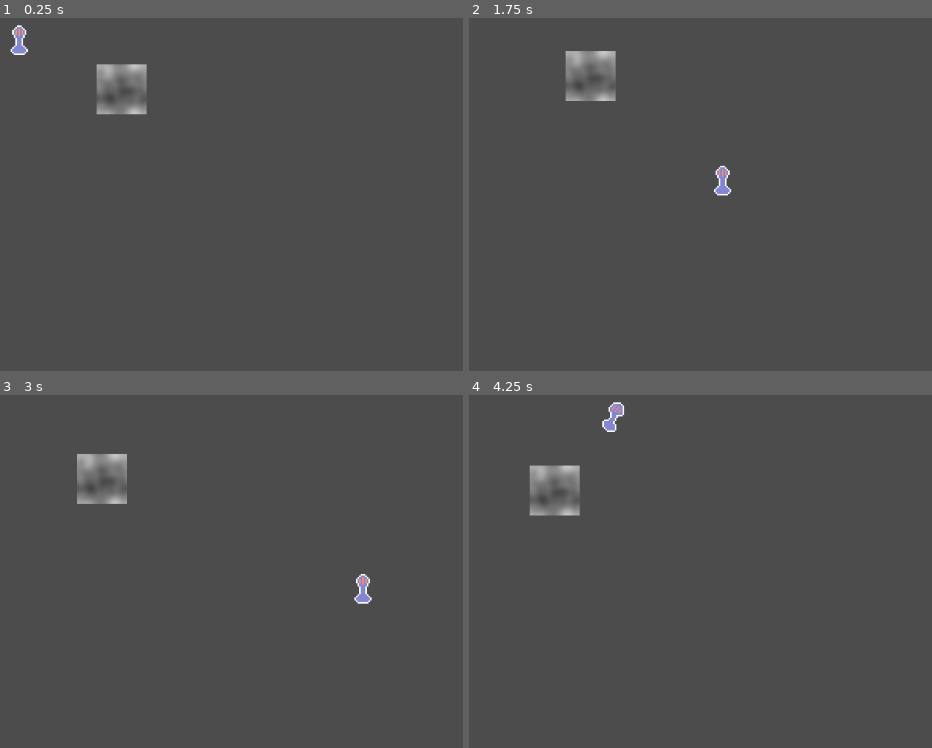
Above: before the commit, frames 1-4 (two rows, left to right).
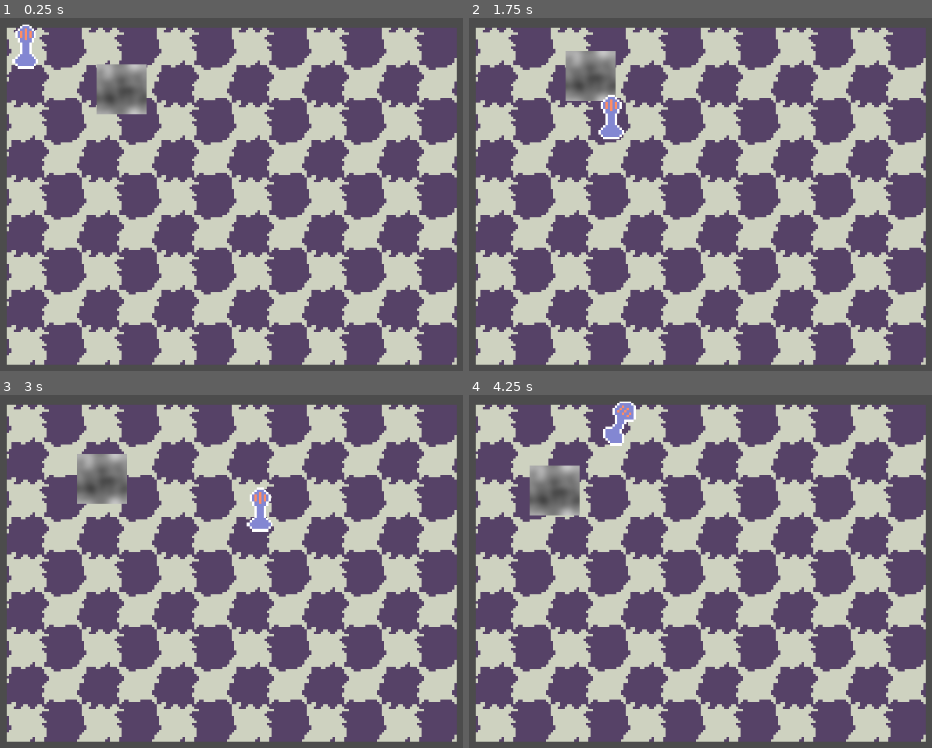
Above: after the commit, the same moments.

Repository: zac112/HenriKuest
Game: Godot game, scene res://Assets/Scenes/Main.tscn
Same seed, same stepped clock (60 frames per second), same inputs: the game is played once before the commit and once after it. The engine's default icon, where the game draws it, is replaced by a stand-in: a white triangle on a blue panel in a dark square.
Inputs:
- Up to frame 1 (0.25 s): no input
- Up to frame 2 (1.75 s): hold D (move_right) 0.53-1.28 s; hold S (move_down) from 1.28 s (still down)
- Up to frame 3 (3 s): release S (move_down) at 2.03 s; hold D (move_right) 2.03-2.78 s; hold W (move_up) from 2.78 s (still down)
- Up to frame 4 (4.25 s): release W (move_up) at 3.53 s; hold A (move_left) from 3.53 s (still down)

The runs differ from the first frame. In frame 1, 91% of the frame differs, in the area x 1-99%, y 1-99%; in frame 2, 91%, in the area x 1-99%, y 2-99%; in frame 3, 91%; in frame 4, 91%.

Commit message:
Ruudukko

Diff:
--- a/Assets/Scenes/Main.tscn
+++ b/Assets/Scenes/Main.tscn
@@ -1,9 +1,10 @@
-[gd_scene load_steps=9 format=2]
+[gd_scene load_steps=10 format=2]
 
 [ext_resource path="res://Assets/Scenes/Fighter.gd" type="Script" id=1]
 [ext_resource path="res://Player.gd" type="Script" id=2]
 [ext_resource path="res://Assets/Sprites/RotatedPlayer.png" type="Texture" id=3]
 [ext_resource path="res://Assets/Sprites/Player.png" type="Texture" id=4]
+[ext_resource path="res://Assets/Scripts/grid.gd" type="Script" id=5]
 
 [sub_resource type="OpenSimplexNoise" id=1]
 period = 20.1
@@ -17,7 +18,7 @@
 noise = SubResource( 1 )
 
 [sub_resource type="RectangleShape2D" id=3]
-extents = Vector2( 31.06, 8.45133 )
+extents = Vector2( 8, 10.1667 )
 
 [sub_resource type="SpriteFrames" id=4]
 animations = [ {
@@ -34,6 +35,11 @@
 
 [node name="Node2D" type="Node2D"]
 
+[node name="GridManager" type="Node2D" parent="."]
+script = ExtResource( 5 )
+width = 12
+height = 9
+
 [node name="Camera2D" type="Camera2D" parent="."]
 position = Vector2( 511, 298 )
 
@@ -45,19 +51,20 @@
 texture = SubResource( 2 )
 
 [node name="Player" type="Area2D" parent="."]
-position = Vector2( 84, 57 )
-scale = Vector2( 0.53123, -2.30733 )
+position = Vector2( 82, 48 )
+scale = Vector2( 3, 3 )
 script = ExtResource( 2 )
 __meta__ = {
 "_edit_group_": true
 }
+cell_width = 48
+start_coord_x = 48
+start_coord_y = 48
 
 [node name="CollisionShape2D" type="CollisionShape2D" parent="Player"]
-position = Vector2( 0.941208, 0.216698 )
 shape = SubResource( 3 )
 
 [node name="AnimatedSprite" type="AnimatedSprite" parent="Player"]
-scale = Vector2( 3.764, -0.866 )
 frames = SubResource( 4 )
 animation = "right"
 
--- a/Assets/Scripts/grid.gd
+++ b/Assets/Scripts/grid.gd
@@ -6,14 +6,22 @@
 # var b = "text"
 
 const tile_path = preload("res://Assets/prefabs/Tile.tscn")
+const leftup = preload("res://Assets/Sprites/Grid sprites/1.png")
+const leftdown = preload("res://Assets/Sprites/Grid sprites/3.png")
+const rightup = preload("res://Assets/Sprites/Grid sprites/2.png")
+const rightdown = preload("res://Assets/Sprites/Grid sprites/4.png")
+
+
+
 
 var tiles = [[]]
 
-var width = 8
-var height = 3
+#makes variables editable from godot editor
+export var width = 8
+export var height = 6
 
-var tileSize = 50
-var gridOffset = 100
+export var tileSize = 48
+var gridOffset = -48
 
 # Called when the node enters the scene tree for the first time.
 func _ready():
@@ -29,28 +37,38 @@
 			var pos = Vector2(x * tileSize - gridOffset, y * tileSize - gridOffset)
 
 			var tile = tile_path.instance()
+			#tile.get_node("Sprite").texture =
 			self.add_child(tile)
 
+
 			tile.position = pos
-
+			var texture = null
 			tile.name = str(x) +  " " + str(y)
-
-			var darker = ((x + y) % 2) == 1
-			if(darker):
-				tile.get_node("Sprite").modulate = Color(0, 0, 1)
+			if (y % 2 == 0 and x % 2 == 0):
+				 texture = leftup
+			elif (y % 2 == 0 and x % 2 == 1):
+				texture = rightup
+			elif (y % 2 == 1 and x % 2 == 0):
+				texture = leftdown
+			else:
+				texture = rightdown
+			tile.get_node("Sprite").texture = texture
+			#var darker = ((x + y) % 2) == 1
+			#if(darker):
+			#	tile.get_node("Sprite").modulate = Color(0, 0, 1)
 
 
 			tiles[x].append(tile)
 
 
 func getTileWPos(worldPos):
-	var x = int((worldPos.x + gridOffset) / tileSize +0.5)
-	var y = int((worldPos.y + gridOffset) / tileSize +0.5)
+	var x = int((worldPos.x + gridOffset) / tileSize)
+	var y = int((worldPos.y + gridOffset) / tileSize)
 	if (x >= width): x = width - 1
 	if (y >= width): y = height - 1
 	if (x <= 0): x = 0
 	if (y <= 0): y = 0
-	return tiles[x][y]
+	return tiles[x][y];
 
 # Called every frame. 'delta' is the elapsed time since the previous frame.
 #func _process(delta):
--- a/Assets/prefabs/Tile.tscn
+++ b/Assets/prefabs/Tile.tscn
@@ -5,5 +5,5 @@
 [node name="Node2D" type="Node2D"]
 
 [node name="Sprite" type="Sprite" parent="."]
-modulate = Color( 0.47451, 0.333333, 0.333333, 1 )
+scale = Vector2( 3, 3 )
 texture = ExtResource( 1 )
--- a/Player.gd
+++ b/Player.gd
@@ -6,7 +6,7 @@
 export var cell_width = 40
 export var start_coord_x = 40
 export var start_coord_y = 40
-export var speed = 400
+export var speed = 200
 
 func _ready():
 	position.x = start_coord_x
